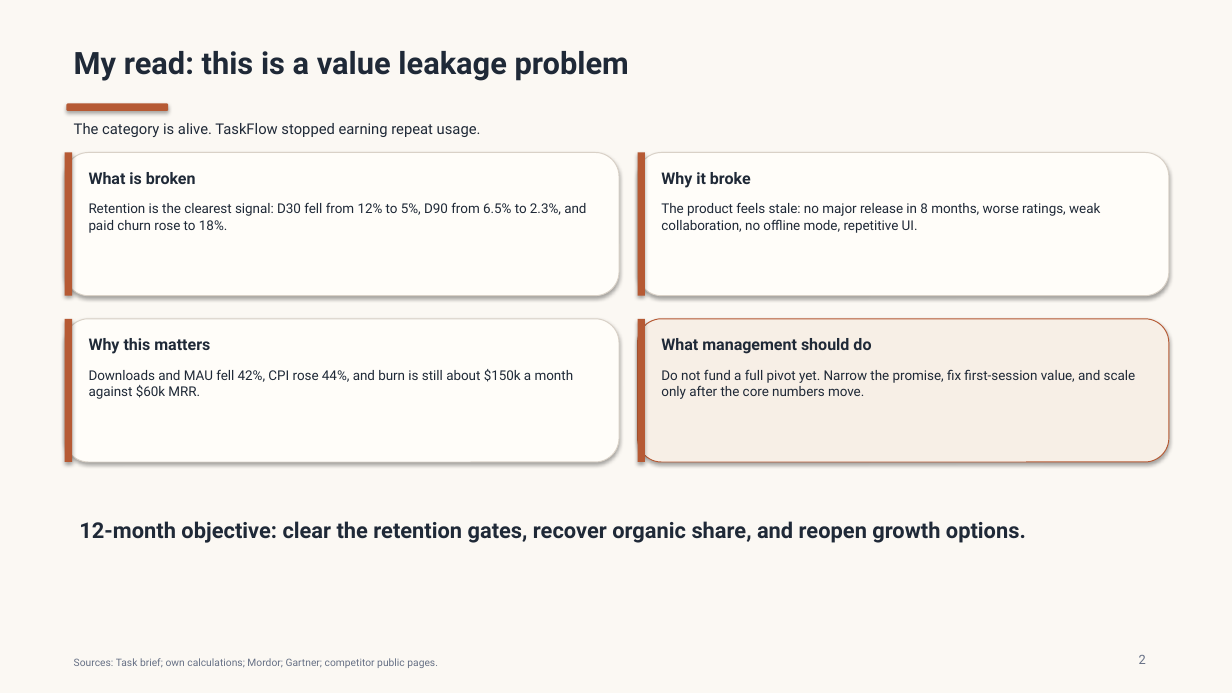
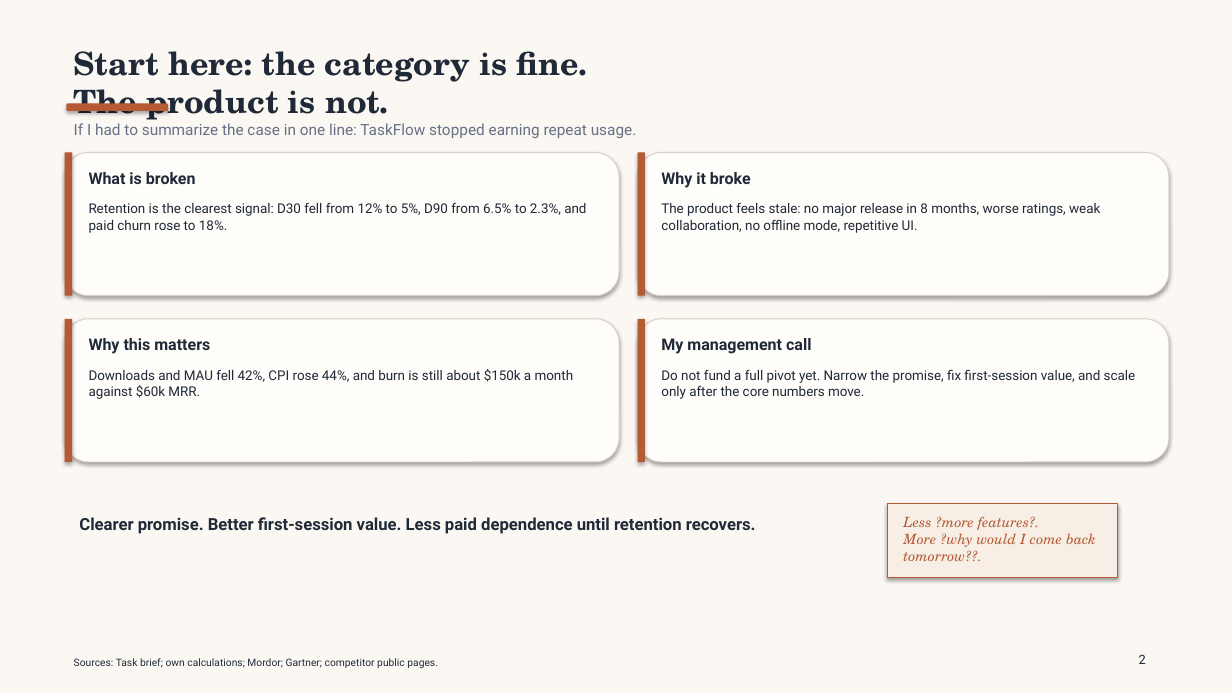
Before and after one commit to TEZv/Genesis-Academy_Strategy-Operations-School-2.0-Case-Task, a slide deck: slide 2 of deliverables/taskflow-case-presentation.pptx. Drawn at 1232x693 pixels with LibreOffice and Linux fonts; fonts in the diff are those of the drawing. Boxes give left, top, right and bottom in pixels: in the first picture for what was removed or moved away, otherwise in the second. Text is boxed around its words. In the diff, an @@ line names an element or a change of style, - is before the commit and + after.

Commit message:
Add more personal visual voice to case deck

```diff
--- a/deliverables/taskflow-case-presentation.pptx
+++ b/deliverables/taskflow-case-presentation.pptx
@@ text at [74, 51, 588, 125]: text changed; size 24 to 25 pt; font Roboto to TeX Gyre Schola @@
-My read: this is a value leakage problem
+Start here: the category is fine.
+The product is not.
@@ text at [74, 123, 637, 138]: text changed; size 11.5 to 12 pt; text colour #1F2937 to #667085 @@
-The category is alive. TaskFlow stopped earning repeat usage.
+If I had to summarize the case in one line: TaskFlow stopped earning repeat usage.
@@ rounded rectangle at [638, 319, 1169, 462]: fill #F7EFE6 to #FFFDF9; outline #B65A34 0.75 pt to #D9D1C7 0.75 pt @@
@@ text at [661, 338, 811, 354]: text changed @@
-What management should do
+My management call
@@ rectangle added at [887, 504, 1118, 578], fill #F7EFE6, outline #B65A34 0.75 pt @@
@@ text at [79, 517, 756, 534]: text changed; size 17 to 13 pt @@
-12-month objective: clear the retention gates, recover organic share, and reopen growth options.
+Clearer promise. Better first-session value. Less paid dependence until retention recovers.
@@ text added at [903, 516, 1096, 561], 11 pt, text #B65A34, italic @@
+Less ?more features?.
+More ?why would I come back tomorrow??.
@@ text "Sources: Task brief; own calculations; ..." at [74, 658, 438, 668]: text colour #667085 to #1F2937 @@
@@ text "2" at [1139, 654, 1146, 664]: text colour #667085 to #1F2937 @@
```
Also in this commit, not shown: 13 other slides changed, 1 other file.
